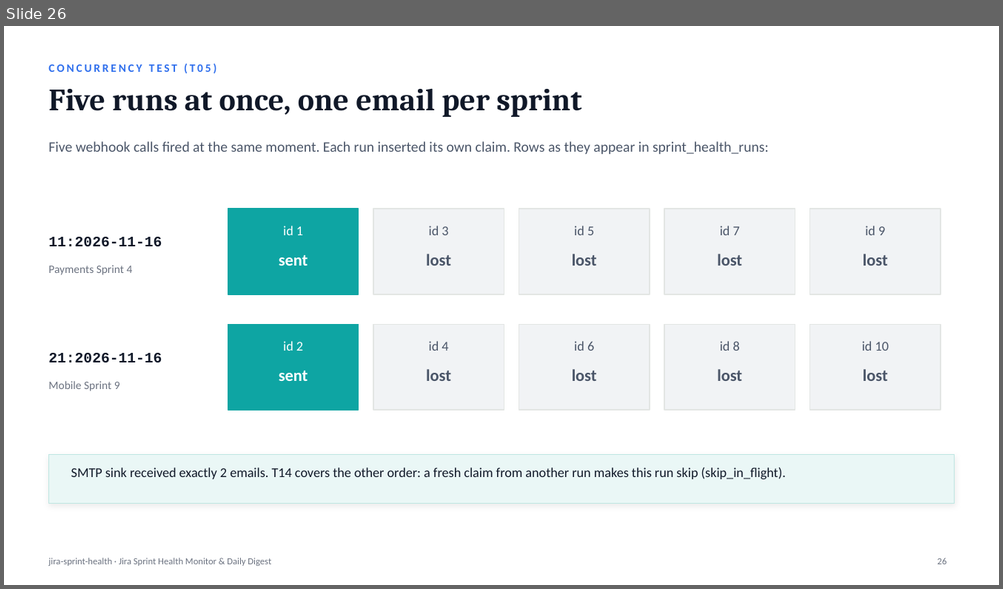
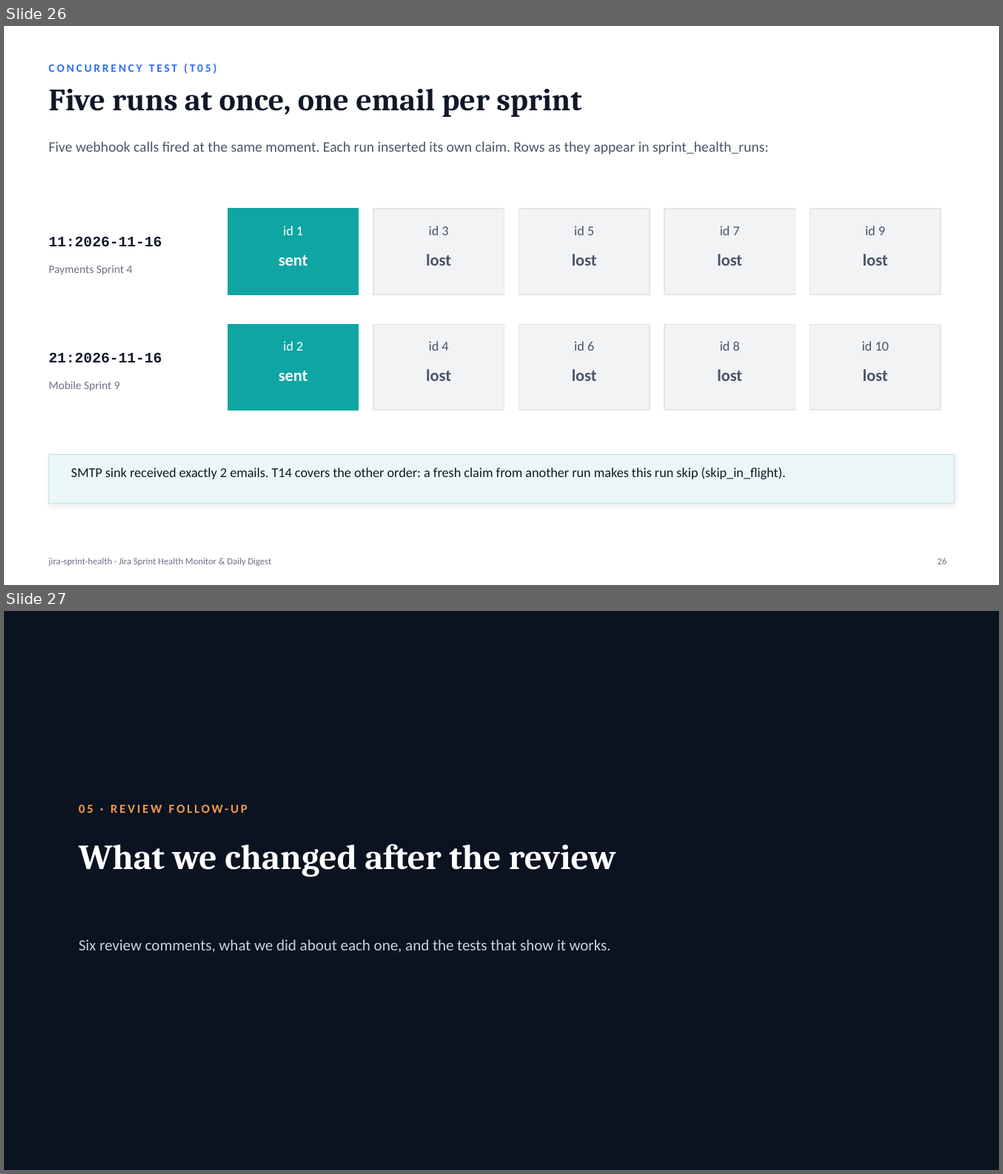
Before and after one commit to Chethan616/jira-sprint-health-n8n, a slide deck: deck/Jira-Sprint-Health-Monitor.pptx. Shown one above the other, each under a label of ours: slide 26 before the commit, slides 26 and 27 after it. The pictures are 1003x589 and 1003x1174 pixels, drawn with LibreOffice and Linux fonts; fonts in the diff are those of the drawing. Boxes give left, top, right and bottom in pixels: in the first picture for what was removed or moved away, otherwise in the second. Text is boxed around its words. In the diff, an @@ line names an element or a change of style, - is before the commit and + after.

Commit message:
Address review feedback: account ids, multi-board routing, config validation, story points, rate limits, timezone check
- Workload grouped by Jira accountId; shared display names shown as "Name (…1a2b)"
- Sprints listed on several boards reach every board's subscribers once (sprintBoardRouting)
- src/validate.js: required values, ranges, URL, IANA timezone, API limits; runs in the
  Config node and at build time; workflow timezone must match Config.timezone
- Story-point progress alongside issue count (progressBasis, coverage guard, trend)
- Jira GET sub-workflow (src/jira-paging.js): Retry-After / X-RateLimit-Reset, exponential
  backoff with jitter, no retry on other 4xx; Jira errors reach the admin alert
- scripts/live-check.js: read-only pre-flight against a live Jira site
- INSTRUCTIONS.md replaces jira_ins.txt; docs, sample digest and detailed deck updated
- Tests: 28/28 unit, 27/27 end-to-end (n8n 2.48.8); live run on Jira Cloud + Gmail recorded

```diff
--- a/deck/Jira-Sprint-Health-Monitor.pptx
+++ b/deck/Jira-Sprint-Health-Monitor.pptx
@@ slide 27 added at [4, 611, 999, 1170], background #0B1220 @@
@@ text added at [79, 805, 247, 813], 12 pt, text #F2994A, bold @@
+05 · REVIEW FOLLOW-UP
@@ text added at [79, 844, 616, 877], 34 pt, text #FFFFFF, bold @@
+What we changed after the review
@@ text added at [79, 940, 611, 953], 15 pt, text #C9D1DE @@
+Six review comments, what we did about each one, and the tests that show it works.
```
Also in this commit, not shown: 11 slides changed, 3 other slides added, 25 other files.
